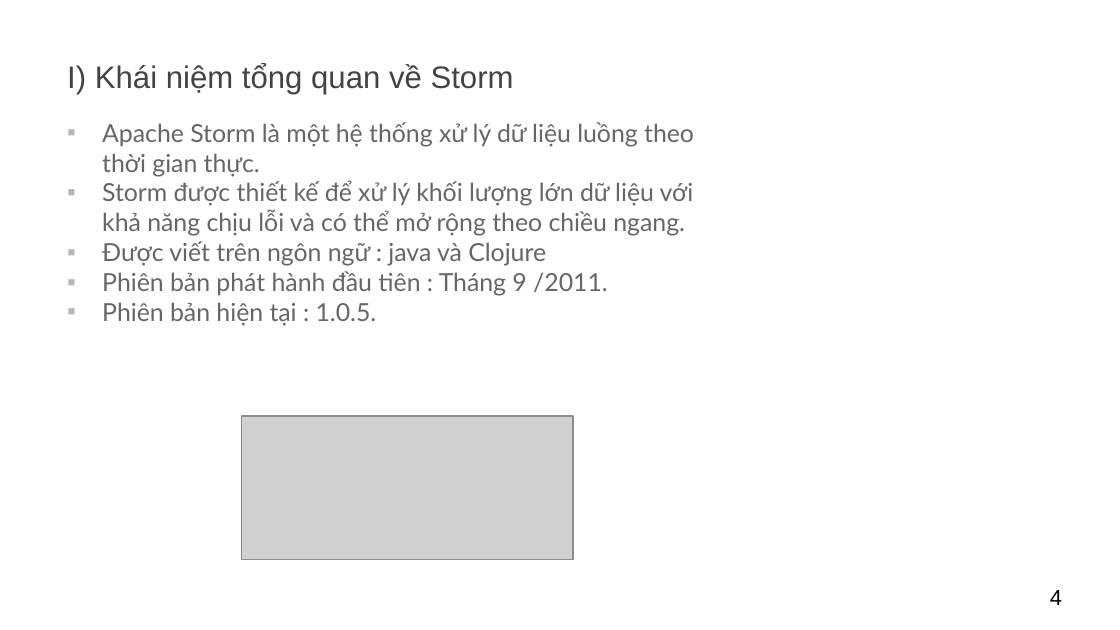
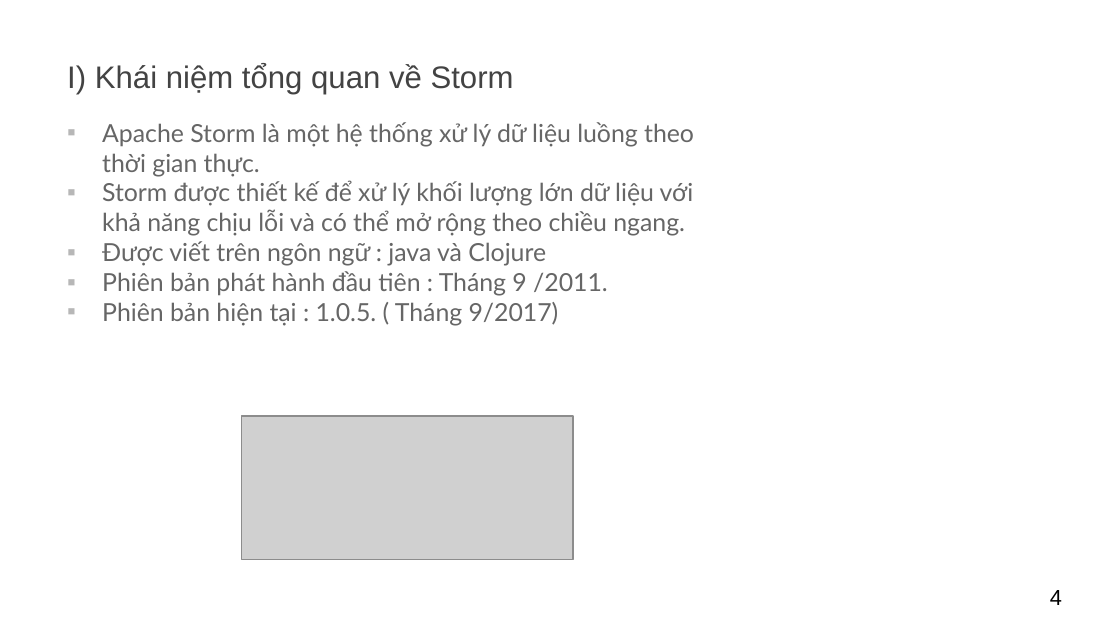
Before and after one commit to 1412316/ROMANO-PTUD-HTTT-HD, a slide deck: slide 4 of Seminar/Storm /Slide_Storm.pptx. Drawn at 1120x630 pixels with LibreOffice and Linux fonts; fonts in the diff are those of the drawing; grey boxes stand for pictures; background and template pictures are left out. Boxes give left, top, right and bottom in pixels: in the first picture for what was removed or moved away, otherwise in the second. Text is boxed around its words. In the diff, an @@ line names an element or a change of style, - is before the commit and + after.

Commit message:
Cap nhat

```diff
--- a/Seminar/Storm /Slide_Storm.pptx
+++ b/Seminar/Storm /Slide_Storm.pptx
@@ text at <box>102,302,559,326</box>: text changed @@
-▪ Phiên bản hiện tại : 1.0.5.
+▪ Phiên bản hiện tại : 1.0.5. ( Tháng 9/2017)
```
